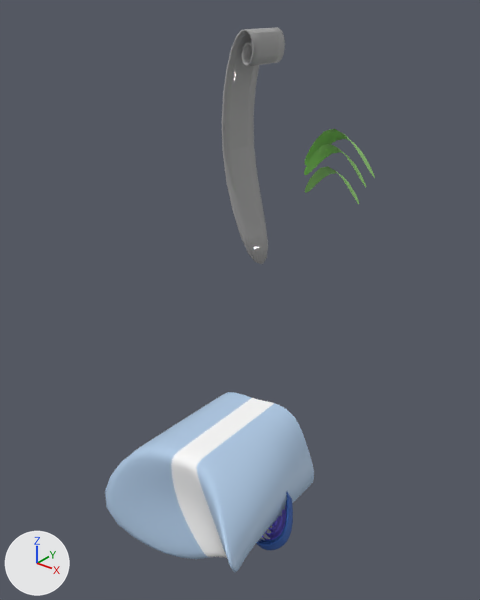
Before and after pictures for a commit that changed the Blender file public/models/tester-01.blend.
Both versions are drawn from a 50 mm lens placed at (3.27, -4.94, 4.91), pointed at (-0.48, -0.25, 2.0). Arrows for +X, +Y and +Z are at lower left; the lights stay in place. Both versions are drawn at frame 40 of the action 'CubeAction'; the numbers are the values there.
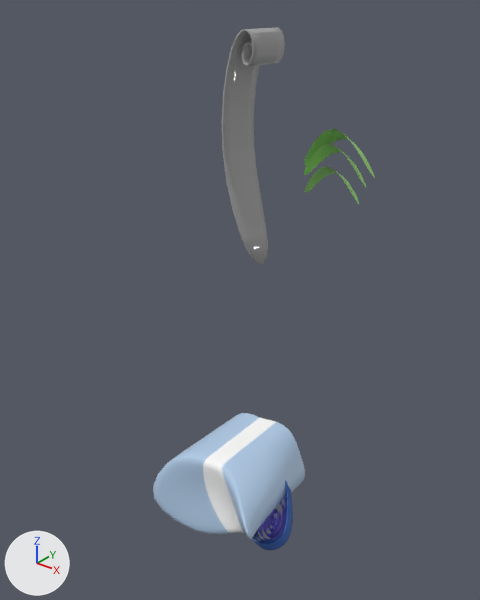
Pixel boxes (x1, y1, x2, y2) of what changed, in the pictures (480 x 600 px):
'Cube', rescaled (27% narrower, 30% shorter)
    before: (105, 392, 314, 572)
    after: (153, 413, 305, 539)

The change, as a list of edits to the scene's bpy script:
```text
Change ob_cube:
    ob_cube.scale: (2.37, 2.37, 2.37) -> (1.7, 1.7, 1.7)
```
